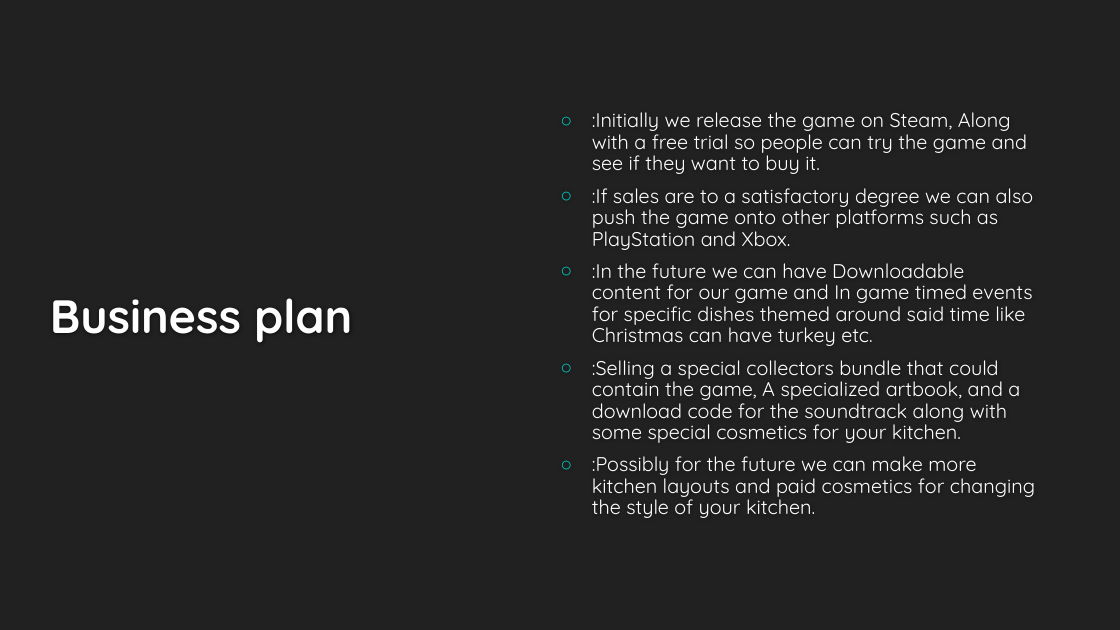
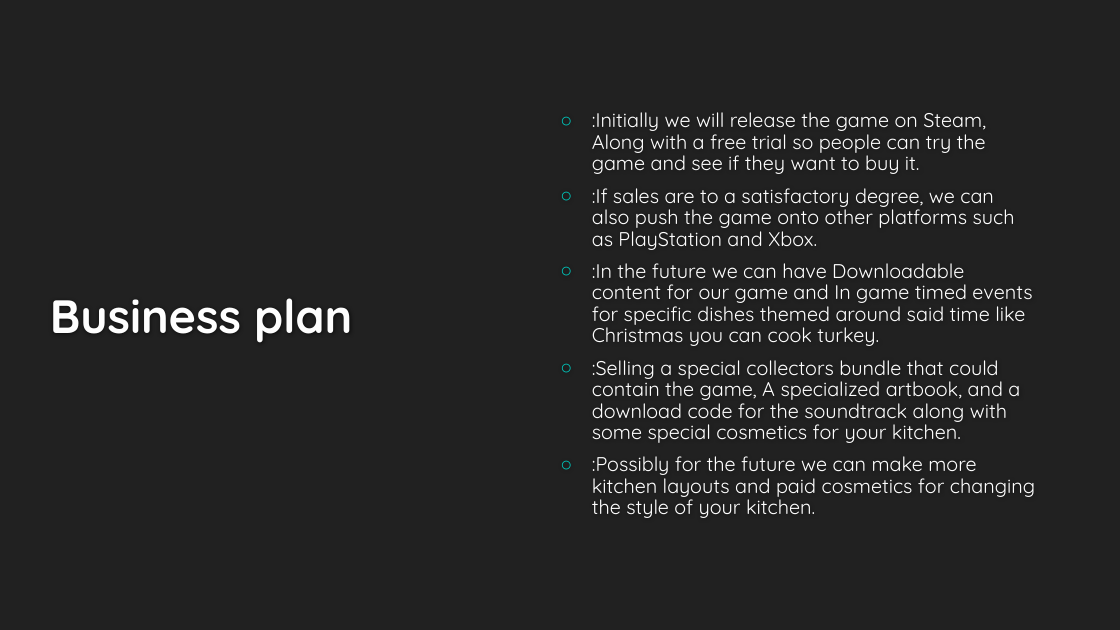
Before and after one commit to TomatechGames/Cooktastrophe, a slide deck: slide 4 of External/Documentation/Mid-pointPresFinal.pptx. Drawn at 1120x630 pixels with LibreOffice and Linux fonts; fonts in the diff are those of the drawing; background and template pictures are left out. Boxes give left, top, right and bottom in pixels: in the first picture for what was removed or moved away, otherwise in the second. Text is boxed around its words. In the diff, an @@ line names an element or a change of style, - is before the commit and + after.

```diff
--- a/External/Documentation/Mid-pointPresFinal.pptx
+++ b/External/Documentation/Mid-pointPresFinal.pptx
@@ text at [592, 112, 1032, 346]: text changed @@
-○ :Initially we release the game on Steam, Along with a free trial so people can try the game and see if they want to buy it.
-○ :If sales are to a satisfactory degree we can also push the game onto other platforms such as PlayStation and Xbox.
-○ :In the future we can have Downloadable content for our game and In game timed events for specific dishes themed around said time like Christmas can have turkey etc.
+○ :Initially we will release the game on Steam, Along with a free trial so people can try the game and see if they want to buy it.
+○ :If sales are to a satisfactory degree, we can also push the game onto other platforms such as PlayStation and Xbox.
+○ :In the future we can have Downloadable content for our game and In game timed events for specific dishes themed around said time like Christmas you can cook turkey.
```
Also in this commit, not shown: 1 other file.
